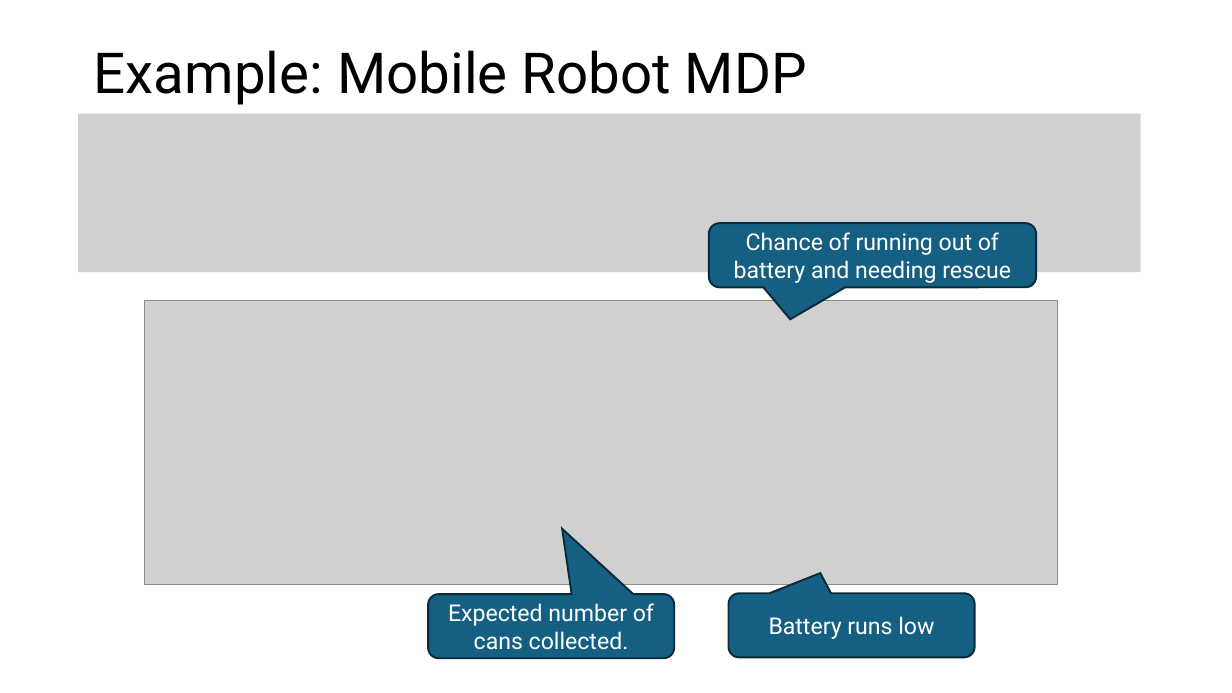
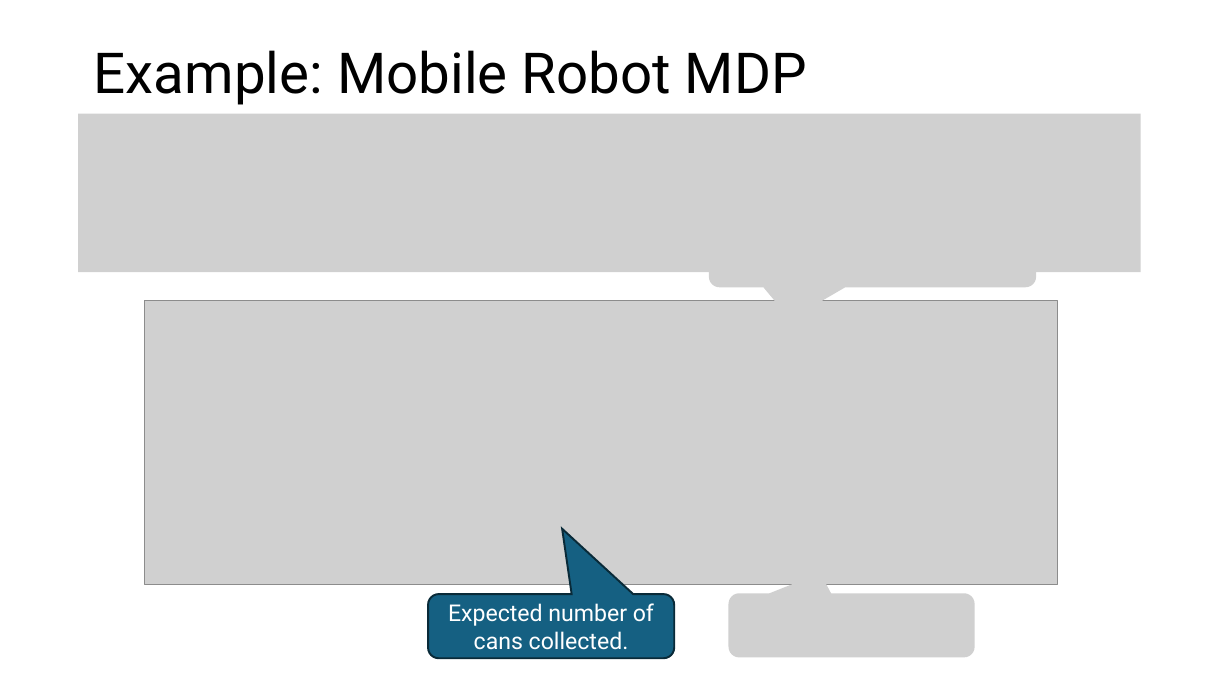
Before and after one commit to mhahsler/Introduction_to_Reinforcement_Learning, a slide deck: slide 8 of slides/Lecture_Chapter03.pptx. Drawn at 1232x693 pixels with LibreOffice and Linux fonts; fonts in the diff are those of the drawing; grey boxes stand for pictures. Boxes give left, top, right and bottom in pixels: in the first picture for what was removed or moved away, otherwise in the second. Text is boxed around its words. In the diff, an @@ line names an element or a change of style, - is before the commit and + after.

```diff
--- a/slides/Lecture_Chapter03.pptx
+++ b/slides/Lecture_Chapter03.pptx
@@ rounded speech box removed at bbox=[709, 224, 1036, 287] @@
-Chance of running out of battery and needing rescue
@@ picture added at bbox=[709, 224, 1036, 287] @@
@@ rounded speech box removed at bbox=[728, 593, 974, 657] @@
-Battery runs low
@@ picture added at bbox=[728, 593, 974, 657] @@
```
Also in this commit, not shown: 13 other slides changed, 1 slide added, 3 other files.
